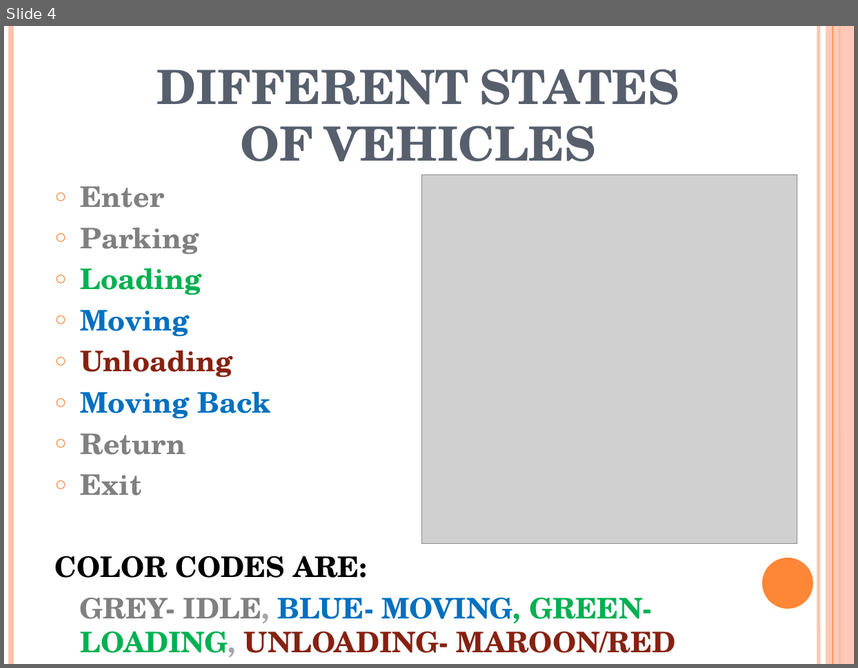
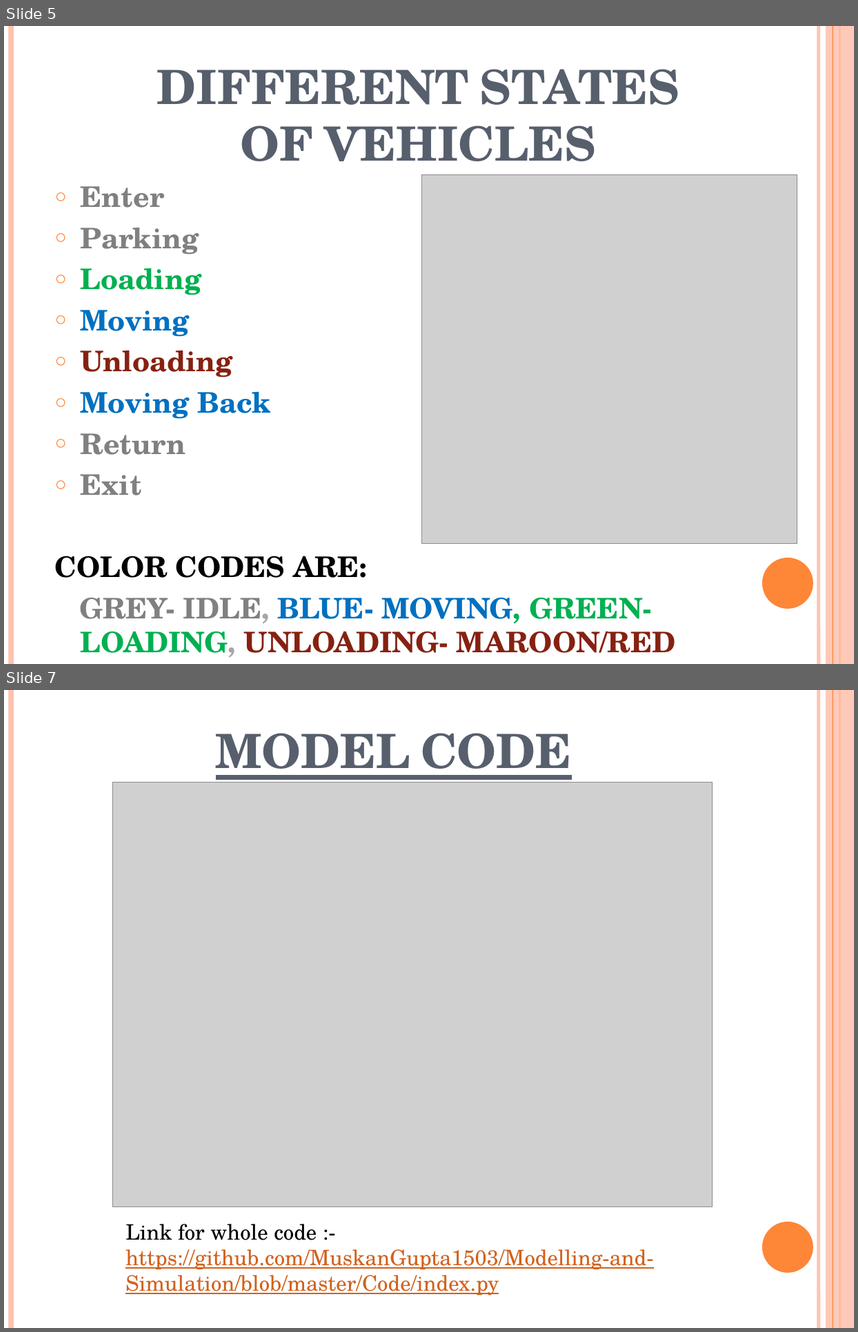
Before and after one commit to MuskanGupta1503/Modelling-and-Simulation, a slide deck: Presentation/2K19-SE-077-MnS.pptx. Shown one above the other, each under a label of ours: slide 4 before the commit, slides 5 and 7 after it; the slides between them are not shown. The pictures are 858x668 and 858x1332 pixels, drawn with LibreOffice and Linux fonts; fonts in the diff are those of the drawing; grey boxes stand for pictures. Boxes give left, top, right and bottom in pixels: in the first picture for what was removed or moved away, otherwise in the second. Text is boxed around its words. In the diff, an @@ line names an element or a change of style, - is before the commit and + after.

```diff
--- a/Presentation/2K19-SE-077-MnS.pptx
+++ b/Presentation/2K19-SE-077-MnS.pptx
@@ slide 7 added at (4,690,854,1328), background #FFFFFF; not listed: 6 template elements that a slide beside it also shows @@
@@ title added at (216,733,571,784), 40 pt, text #575F6D, bold, underline, small capitals @@
+MODEL CODE
@@ picture added at (113,782,713,1206) @@
@@ text added at (125,1223,653,1295), 18 pt, text #D2611C, underline @@
+Link for whole code :- https://github.com/MuskanGupta1503/Modelling-and-Simulation/blob/master/Code/index.py
@@ what was slide 4 is now slide 5 @@
```
Also in this commit, not shown: 1 slide changed, 6 other slides added, 3 slides removed, 3 other files.
